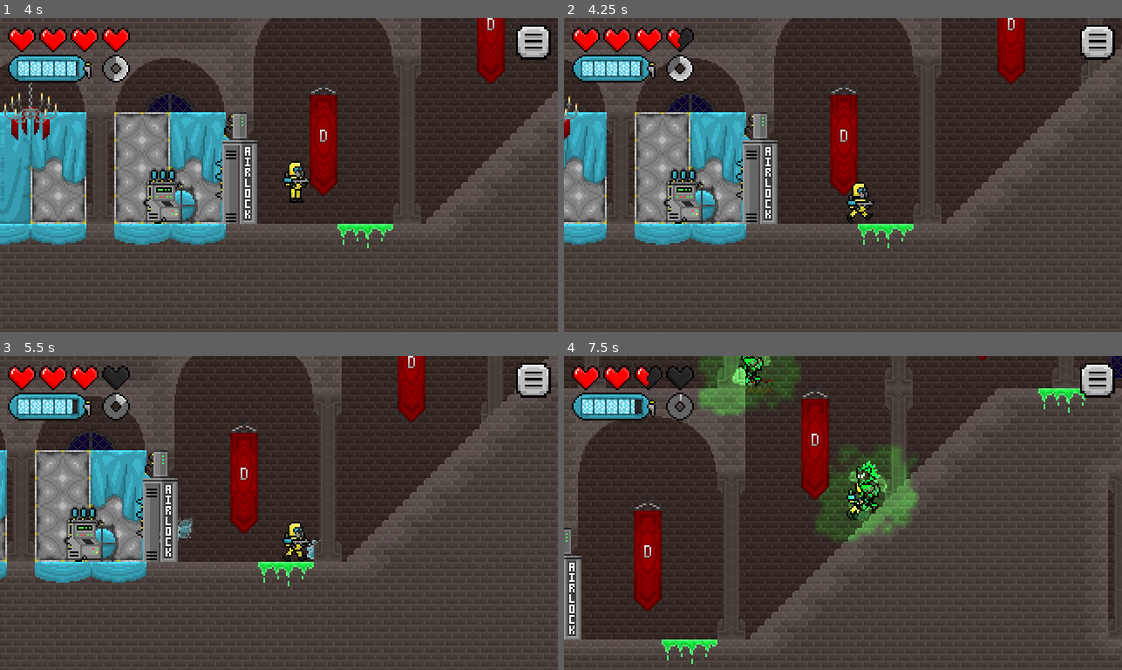
Above: before the commit, frames 1-4 (two rows, left to right).
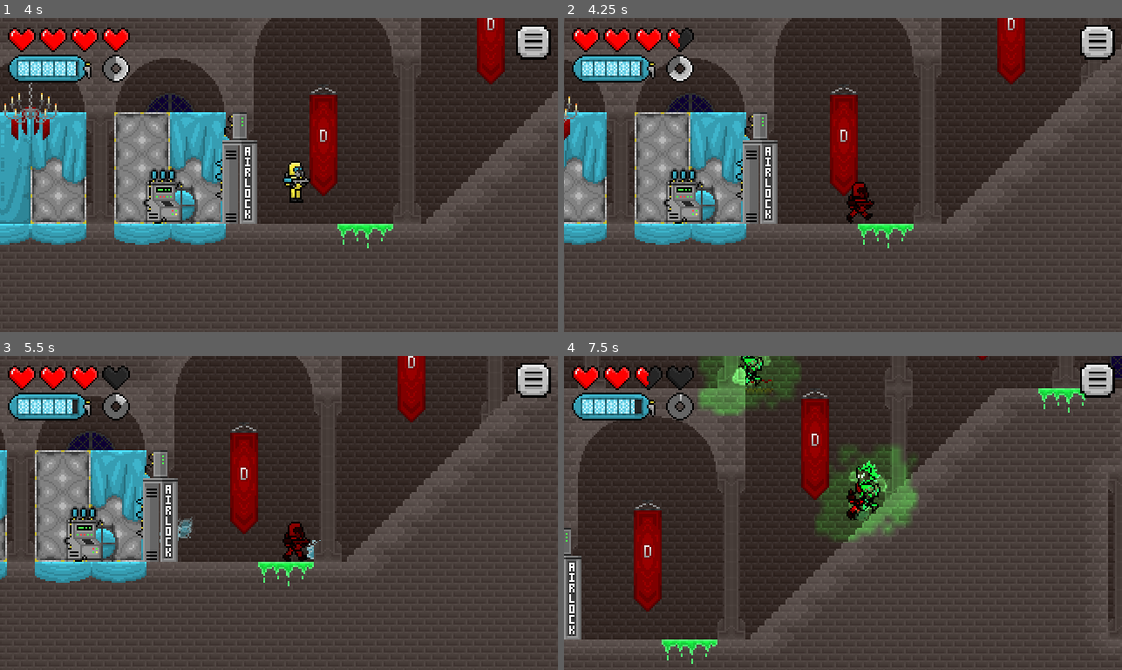
Above: after the commit, the same moments.

Repository: AllaOasis/GameJam2026
Game: Godot game, scene res://Assets/Scenes/level_selector.tscn
Two runs of this game, one before a commit and one after it. Both use one fixed random seed, a clock stepped at 60 frames per second and the inputs below.
Inputs (mouse positions are in pixels of both pictures, inside the frame that each line leads up to):
- Up to frame 1 (4 s): click (217, 109) at 0.5 s; click (535, 43) at 1.25 s; click (279, 140) at 2 s; tap Enter at 2.75 s; move the mouse to (306, 175) at 2.77 s; hold D (Right) from 2.78 s (still down); tap Shift (Dash) at 2.85 s; click (306, 175) at 2.92 s; tap Space (Jump) at 3.02, 3.77 s; move the mouse to (251, 175) at 3.52 s; tap E (Interact) at 3.6 s
- Up to frame 2 (4.25 s): keep holding D (Right)
- Up to frame 3 (5.5 s): move the mouse to (290, 506) at 4.27 s; release D (Right) at 4.28 s; press the mouse at (290, 506) at 4.28 s; hold A (Left) 4.28-5.03 s; move the mouse to (273, 519) at 5.02 s; release the mouse at (273, 519) at 5.03 s; hold D (Right) from 5.03 s (still down); tap Shift (Dash) at 5.1 s; click (273, 519) at 5.17 s; tap Space (Jump) at 5.27 s
- Up to frame 4 (7.5 s): move the mouse to (887, 516) at 5.77 s; tap E (Interact) at 5.85 s; tap Space (Jump) at 6.02, 6.77 s; move the mouse to (798, 509) at 6.52 s; release D (Right) at 6.53 s; hold S (Down) 6.53-7.28 s; click (798, 509) at 6.6 s; move the mouse to (848, 513) at 7.27 s; hold D (Right) from 7.28 s (still down); tap Shift (Dash) at 7.35 s; click (848, 513) at 7.42 s

Frame 1 is identical in both runs. In frame 2, 0.2% of the frame differs, in the area x 50-56%, y 52-65%; in frame 3, 0.2%, in the area x 50-56%, y 53-65%; in frame 4, less than 0.1%.

Commit message:
UX - Player turns red on damage + auto touch for android (untested)

Diff:
--- a/Source/Assets/GameObjects/Player/Player.tscn
+++ b/Source/Assets/GameObjects/Player/Player.tscn
@@ -24,13 +24,14 @@
 _data = [Vector2(0, 0), 0.0, 0.0, 0, 0, Vector2(1.0471699, 1.0786524), 0.0, 0.0, 0, 0, Vector2(2.037736, 3.05618), 0.0, …(183 unchanged characters)…
 point_count = 7
 
-[node name="Player" type="CharacterBody2D" unique_id=444719791 node_paths=PackedStringArray("player", "hazard_system", "foam_canon") groups=["player"]]
+[node name="Player" type="CharacterBody2D" unique_id=444719791 node_paths=PackedStringArray("player", "hazard_system", "foam_canon", "sprite") groups=["player"]]
 collision_layer = 2
 collision_mask = 129
 script = ExtResource("1_t3fca")
 player = NodePath(".")
 hazard_system = NodePath("HazardSystem")
 foam_canon = NodePath("FoamCanon")
+sprite = NodePath("AnimatedSprite2D")
 
 [node name="AnimatedSprite2D" type="AnimatedSprite2D" parent="." unique_id=1358888923]
 sprite_frames = ExtResource("2_1eb5o")
--- a/Source/Scripts/Managers/GameData.gd
+++ b/Source/Scripts/Managers/GameData.gd
@@ -1,6 +1,7 @@
 extends Node
 
-const TOUCH_DEFAULT = false
+var TOUCH_DEFAULT:
+	get(): return OS.get_name() in ["Android", "iOS"]
 
 signal player_death
 signal data_changed
--- a/Source/Scripts/Player/HazardSystem.gd
+++ b/Source/Scripts/Player/HazardSystem.gd
@@ -43,6 +43,7 @@
 # ============================================================
 
 signal health_changed(current_health: int, max_health: int)
+signal took_damage()
 signal toxin_coins_changed(toxin_coins: int)
 signal toxin_level_changed(toxin_level: int)
 
@@ -108,6 +109,7 @@
 		health_regen_timer = health_regen_delay
 		health_regen_accumulator = 0.0
 		health_changed.emit(current_health, max_health)
+		took_damage.emit()
 
 	if current_health <= 0: GameData.is_player_dead = true
 
--- a/Source/Scripts/Player/PlayerController.gd
+++ b/Source/Scripts/Player/PlayerController.gd
@@ -5,6 +5,7 @@
 @export var player: CharacterBody2D
 @export var hazard_system: HazardSystem
 @export var foam_canon: FoamCanon
+@export var sprite: AnimatedSprite2D
 
 var ground_tile_map: TileMapLayer
 
--- a/Source/Scripts/Player/StateMachine/state_machine.gd
+++ b/Source/Scripts/Player/StateMachine/state_machine.gd
@@ -6,11 +6,18 @@
 @export var player_controller: PlayerController
 @export var default_state: StringName
 
+@export_subgroup("Damage")
+@export var damage_display_time: float = 0.2
+@export var damage_color: Color = Color.DARK_RED
 @export_subgroup("Sound")
 @export var death_sound: AudioStreamPlayer2D
 
+
 var current_state: State
 var states: Dictionary[StringName, State] = {}
+var damage_display_timer: float = 0
+
+var default_color: Color
 
 func _ready() -> void:
 	if !player || !animated_sprite || !player_controller:
@@ -29,10 +36,13 @@
 				continue
 			states[child.state_id] = child
 
+	default_color = player_controller.sprite.self_modulate
+
 	# Start Default State
 	change_state(default_state)
 
 	GameData.player_death.connect(_player_death)
+	player_controller.hazard_system.took_damage.connect(_player_took_damage)
 
 func _physics_process(delta: float) -> void:
 	if GameData.is_player_dead:
@@ -79,3 +89,14 @@
 	if dead:
 		if death_sound: death_sound.play()
 		animated_sprite.play("death")
+
+func _process(delta: float) -> void:
+	if damage_display_timer > 0 :
+		damage_display_timer = maxf(damage_display_timer - delta, 0)
+		if player_controller.sprite.self_modulate != damage_color :
+			player_controller.sprite.self_modulate = damage_color
+	elif player_controller.sprite.self_modulate != default_color:
+		player_controller.sprite.self_modulate = default_color
+
+func _player_took_damage():
+	damage_display_timer = damage_display_time
